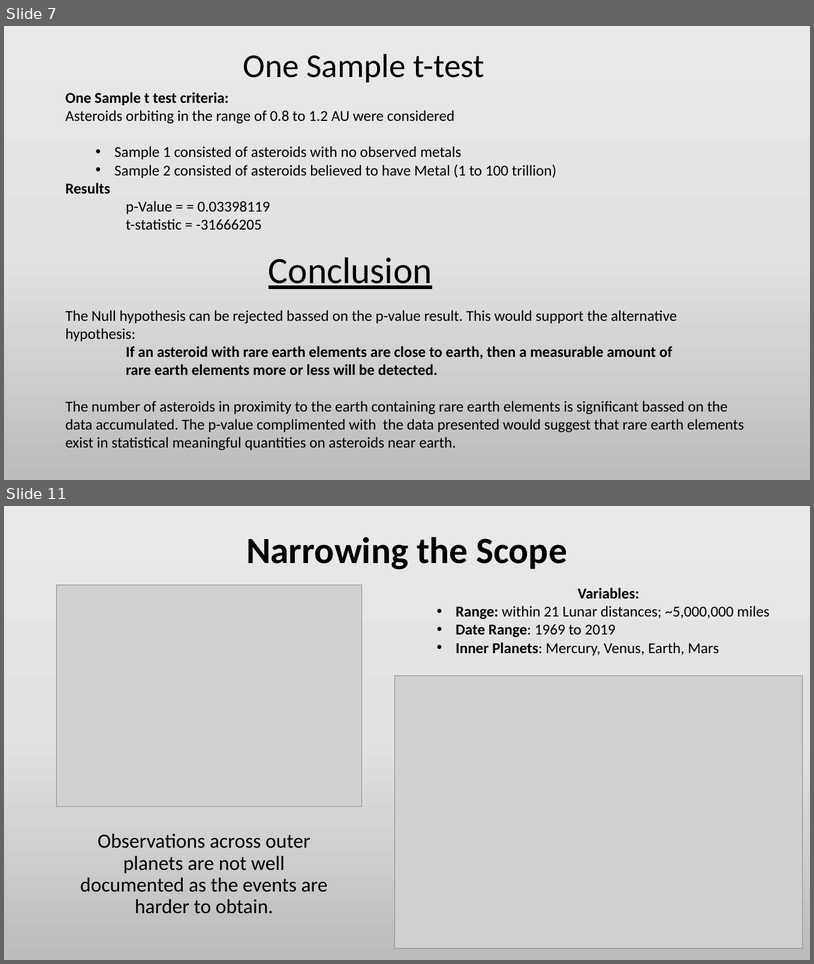
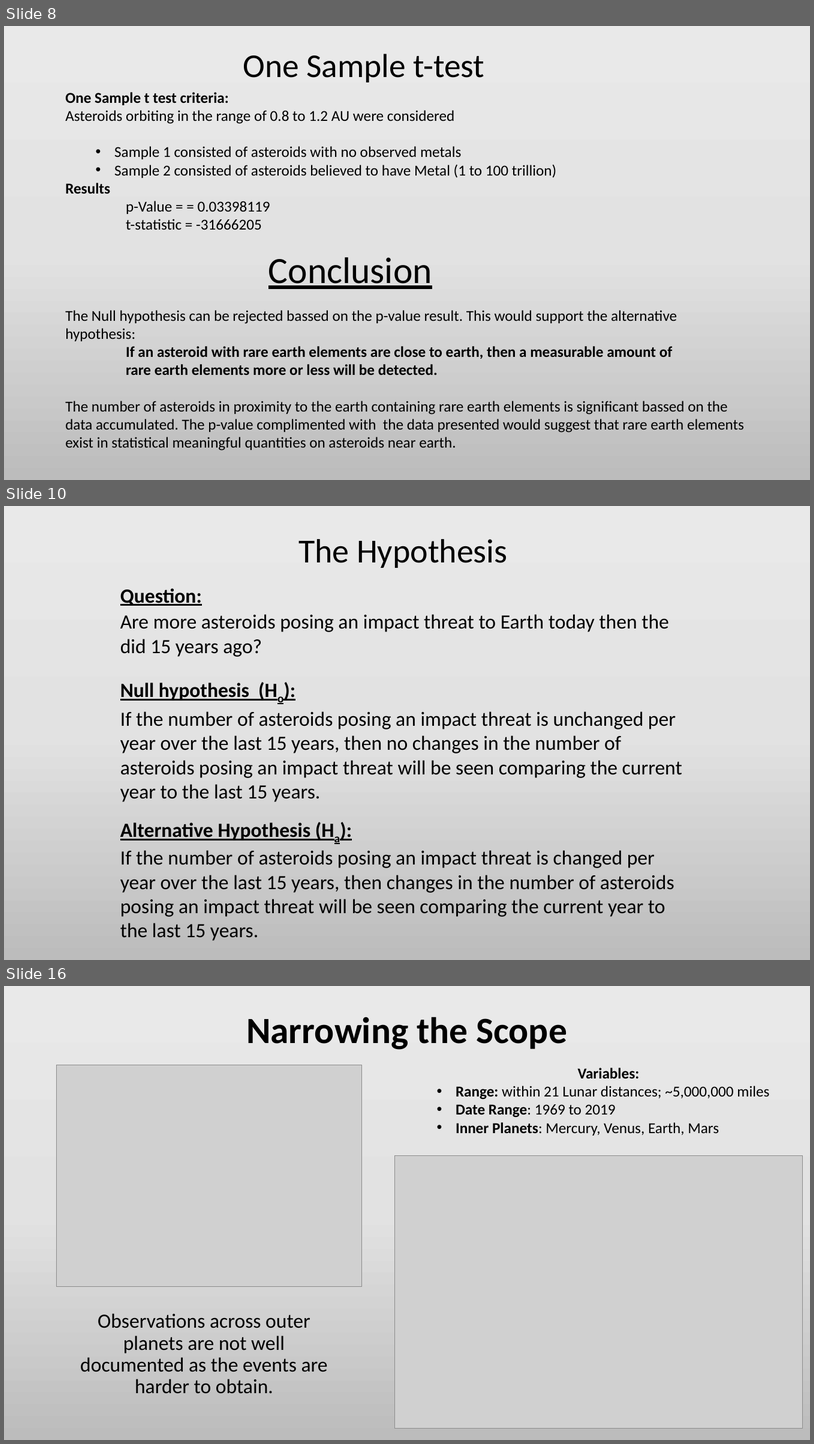
Before and after one commit to Efritch/asteroids_group_g, a slide deck: asteroid_analysisFinal.pptx. Shown one above the other, each under a label of ours: slides 7 and 11 before the commit, slides 8, 10 and 16 after it; the slides between them are not shown. The pictures are 814x964 and 814x1444 pixels, drawn with LibreOffice and Linux fonts; fonts in the diff are those of the drawing; grey boxes stand for pictures. Boxes give left, top, right and bottom in pixels: in the first picture for what was removed or moved away, otherwise in the second. Text is boxed around its words. In the diff, an @@ line names an element or a change of style, - is before the commit and + after.

Commit message:
Add files via upload
PPT file includes Erik's slides for the analysis of asteroids posing a threat to impact Earth.

```diff
--- a/asteroid_analysisFinal.pptx
+++ b/asteroid_analysisFinal.pptx
@@ slide 10 added at box(4, 506, 810, 960), background gradient #EBEAEA to #E4E3E3 to #BDBCBC @@
@@ text added at box(299, 539, 507, 568), 40 pt, text #000000 @@
+The Hypothesis
@@ text added at box(120, 588, 202, 606), 24 pt, text #000000, bold, underline @@
+Question:
@@ text added at box(120, 614, 669, 657), 24 pt, text #000000 @@
+Are more asteroids posing an impact threat to Earth today then the did 15 years ago?
@@ text added at box(120, 682, 249, 700), 24 pt, text #000000, bold, underline @@
+Null hypothesis (Ho):
@@ text added at box(120, 711, 683, 802), 24 pt, text #000000 @@
+If the number of asteroids posing an impact threat is unchanged per year over the last 15 years, then no changes in the number of asteroids posing an impact threat will be seen comparing the current year to the last 15 years.
@@ text added at box(120, 822, 311, 840), 24 pt, text #000000, bold, underline @@
+Alternative Hypothesis (Ha):
@@ text added at box(120, 850, 675, 940), 24 pt, text #000000 @@
+If the number of asteroids posing an impact threat is changed per year over the last 15 years, then changes in the number of asteroids posing an impact threat will be seen comparing the current year to the last 15 years.
@@ what was slide 7 is now slide 8 @@
@@ what was slide 11 is now slide 16 @@
```
Also in this commit, not shown: 2 slides changed, 6 other slides added, 2 slides removed.
